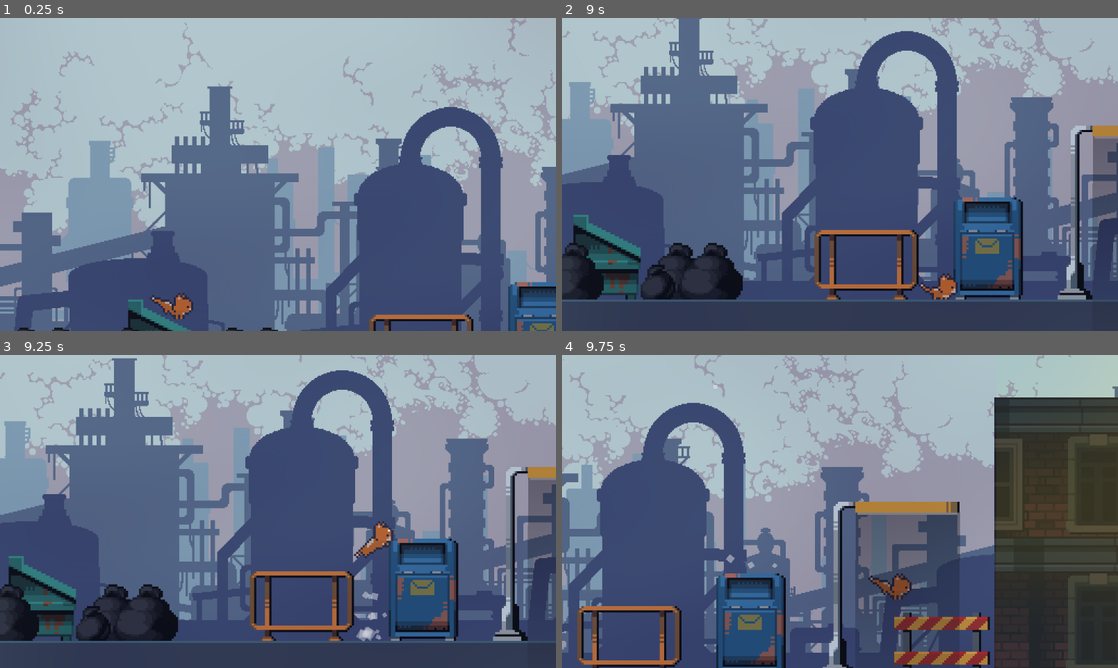
Above: before the commit, frames 1-4 (two rows, left to right).
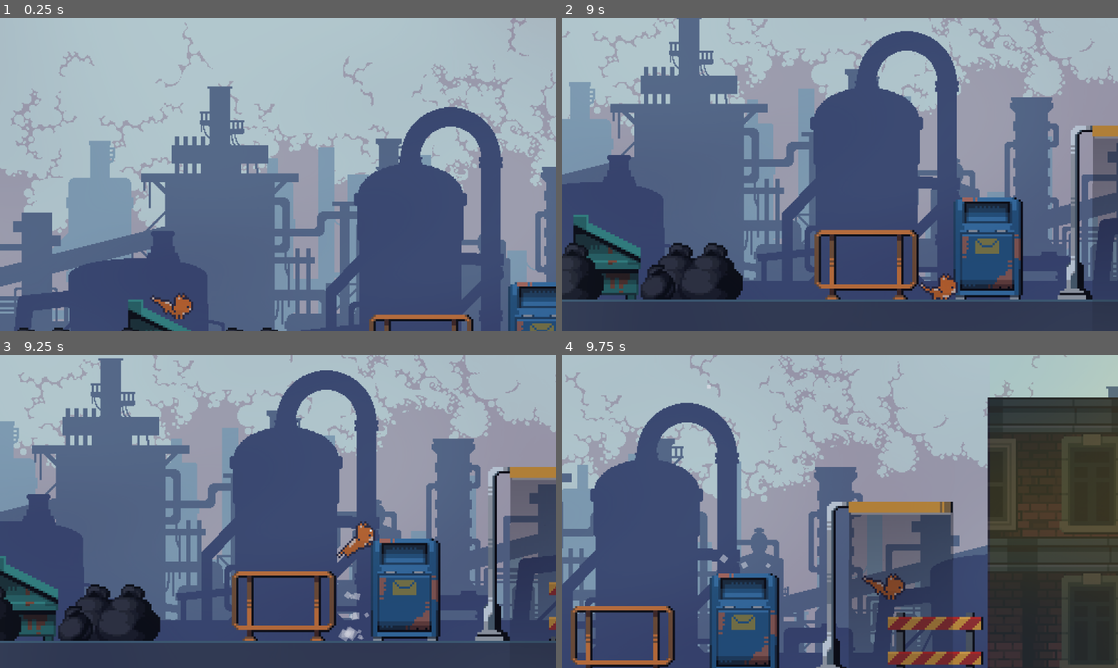
Above: after the commit, the same moments.

Repository: ArgolloTechnology/SISTCA
Game: Godot game, scene res://main.tscn
The game is run twice, just before and just after one commit, with the same random seed, the same clock (stepped at 60 frames per second) and the same inputs.
Inputs:
- Up to frame 1 (0.25 s): no input
- Up to frame 2 (9 s): tap Enter (ui_accept) at 0.5, 0.77, 1.52, 3.02, 3.77, 4.52, 6.02, 6.77, 7.52 s; hold Shift 0.53-1.28 s; hold Right (ui_right) 0.53-2.03 s; tap Shift every 1.5 s from 1.35 to 8.85 s; hold Left (ui_left) 2.03-2.78 s; hold Shift 2.03-2.78 s; hold Right (ui_right) 2.78-4.28 s; hold Shift 3.53-4.28 s; hold Left (ui_left) 4.28-5.03 s; hold Right (ui_right) 5.03-5.78 s; hold Shift 5.03-5.78 s; hold Left (ui_left) 5.78-7.28 s; hold Shift 6.53-7.28 s; hold Right (ui_right) from 7.28 s (still down); hold Shift 8.03-8.78 s
- Up to frame 3 (9.25 s): keep holding Right (ui_right); tap Enter (ui_accept) at 9.02 s
- Up to frame 4 (9.75 s): release Right (ui_right) at 9.53 s; hold Left (ui_left) from 9.53 s (still down); hold Shift from 9.53 s (still down)

Frames 1-2 are identical in both runs. In frame 3, 33% of the frame differs, in the area x 0-100%, y 0-92%; in frame 4, 19%.

Commit message:
barreira final
para o player n sair no fim

Diff:
--- a/stray-2d/main.tscn
+++ b/stray-2d/main.tscn
@@ -2747,7 +2747,7 @@
 [node name="FinalBarrier" type="StaticBody2D" parent="."]
 
 [node name="CollisionShape2D" type="CollisionShape2D" parent="FinalBarrier"]
-position = Vector2(1863, 351)
+position = Vector2(1863, 415)
 shape = SubResource("SegmentShape2D_074og")
 
 [node name="Roof" type="StaticBody2D" parent="."]
